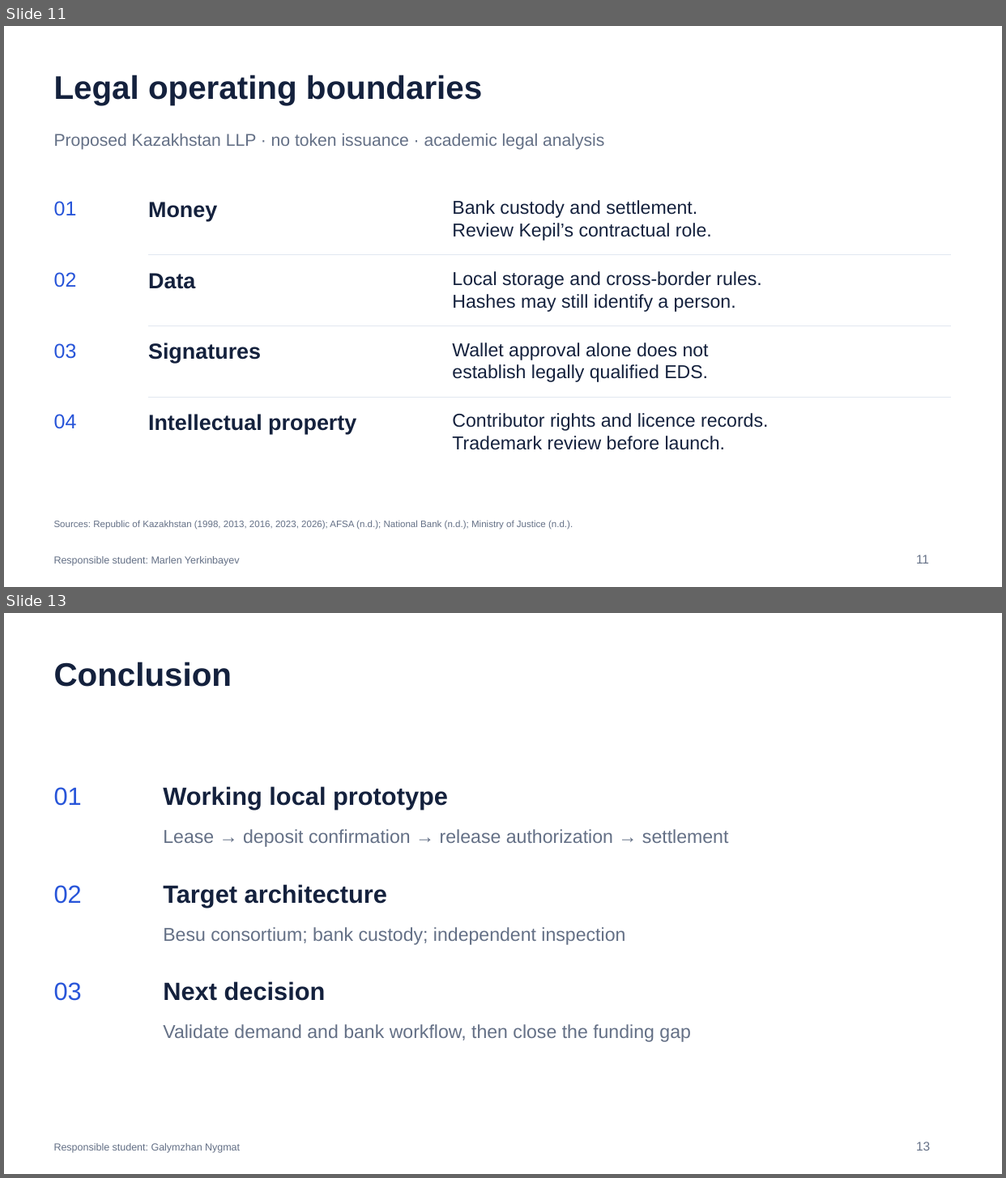
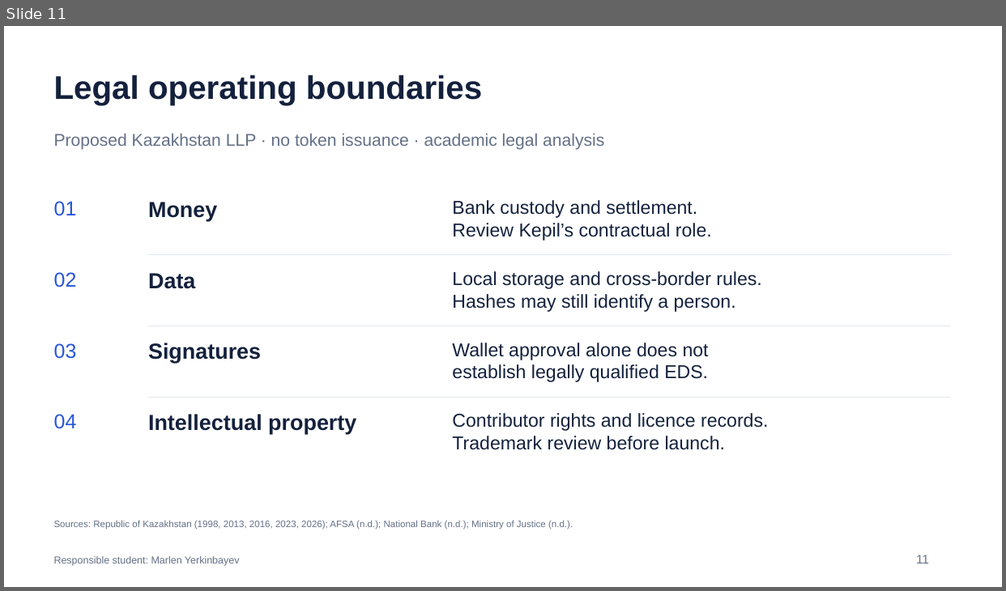
Before and after one commit to Arlan-prog/FinanceFinal, a slide deck: Final_Project_Presentation.pptx. Shown one above the other, each under a label of ours: slides 11 and 13 before the commit, slide 11 after it; the slides between them are not shown. The pictures are 1006x1178 and 1006x591 pixels, drawn with LibreOffice and Linux fonts; fonts in the diff are those of the drawing. Boxes give left, top, right and bottom in pixels: in the first picture for what was removed or moved away, otherwise in the second. Text is boxed around its words. In the diff, an @@ line names an element or a change of style, - is before the commit and + after.

```diff
--- a/Final_Project_Presentation.pptx
+++ b/Final_Project_Presentation.pptx
@@ slide 13 removed at bbox=[4, 613, 1002, 1174], background #FFFFFF @@
@@ text removed at bbox=[54, 662, 232, 687] @@
-Conclusion
@@ text removed at bbox=[54, 787, 82, 806] @@
-01
@@ text removed at bbox=[163, 786, 448, 810] @@
-Working local prototype
@@ text removed at bbox=[163, 829, 729, 847] @@
-Lease → deposit confirmation → release authorization → settlement
@@ text removed at bbox=[54, 885, 82, 904] @@
-02
@@ text removed at bbox=[163, 884, 387, 907] @@
-Target architecture
@@ text removed at bbox=[163, 927, 625, 945] @@
-Besu consortium; bank custody; independent inspection
@@ text removed at bbox=[54, 982, 82, 1001] @@
-03
@@ text removed at bbox=[163, 982, 326, 1001] @@
-Next decision
@@ text removed at bbox=[163, 1024, 691, 1042] @@
-Validate demand and bank workflow, then close the funding gap
@@ text removed at bbox=[54, 1144, 240, 1153] @@
-Responsible student: Galymzhan Nygmat
@@ text removed at bbox=[916, 1142, 930, 1151] @@
-13
```
Also in this commit, not shown: 9 slides changed, 7 slides added, 3 other slides removed, 17 other files.
